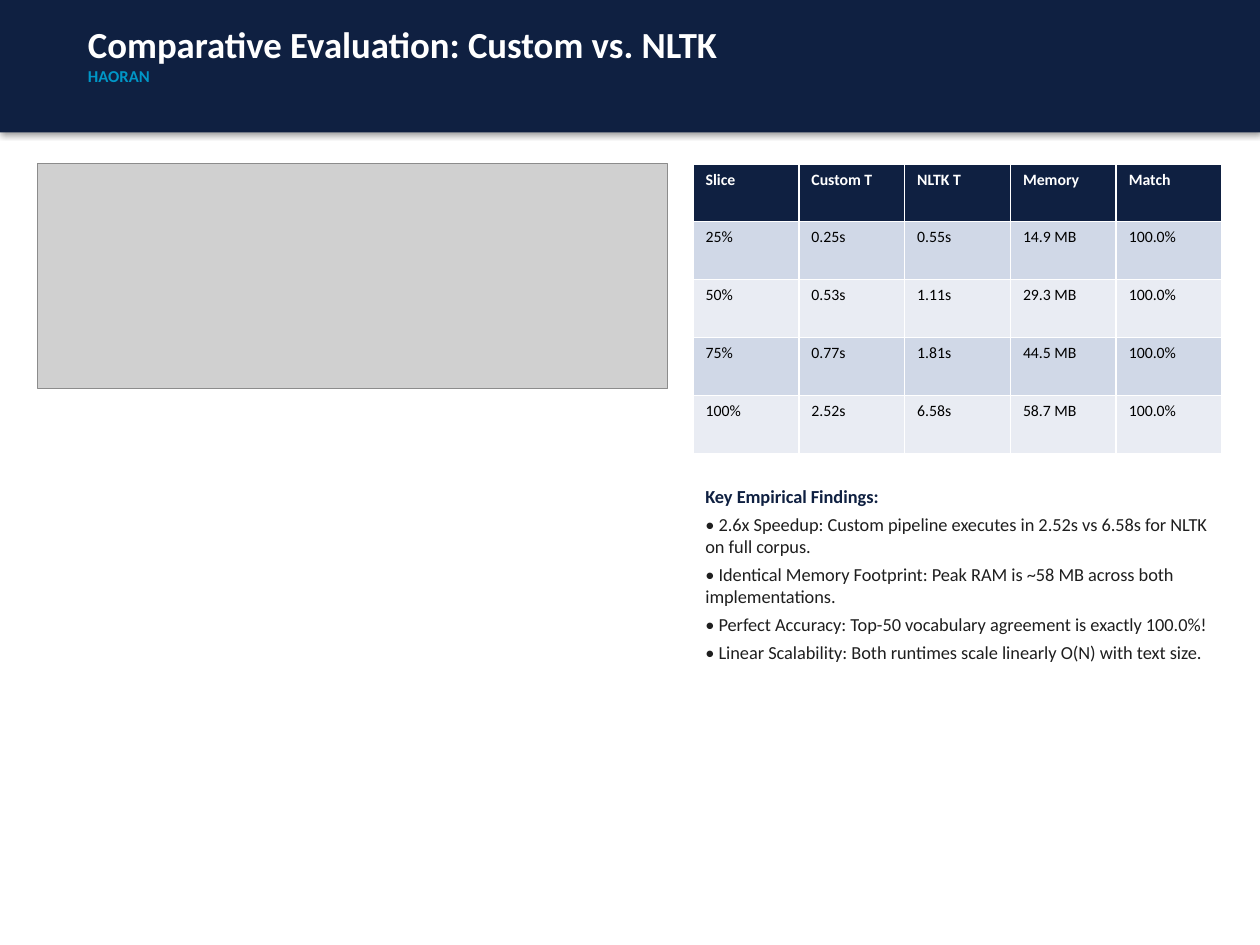
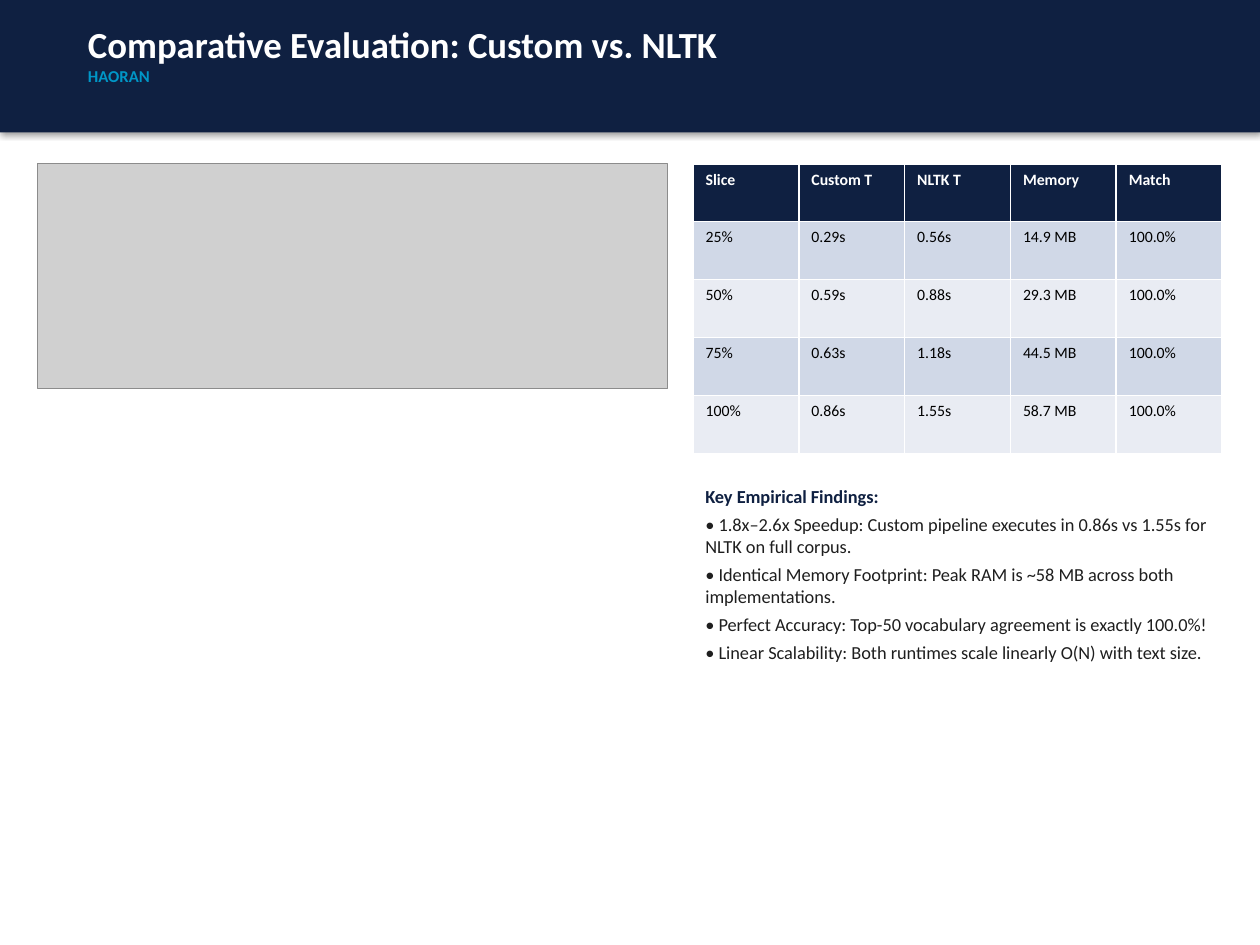
Before and after one commit to tinana2k/CS-5592---Dsng-and-Anal-Algorithms, a slide deck: slide 11 of Assignment 2/presentation/Assignment2_Presentation_Tina_and_Haoran.pptx. Drawn at 1260x945 pixels with LibreOffice and Linux fonts; fonts in the diff are those of the drawing; grey boxes stand for pictures. Boxes give left, top, right and bottom in pixels: in the first picture for what was removed or moved away, otherwise in the second. Text is boxed around its words. In the diff, an @@ line names an element or a change of style, - is before the commit and + after.

```diff
--- a/Assignment 2/presentation/Assignment2_Presentation_Tina_and_Haoran.pptx
+++ b/Assignment 2/presentation/Assignment2_Presentation_Tina_and_Haoran.pptx
@@ table at bbox=[693, 164, 1222, 454] @@
-row 2, column 2: 0.25s
+row 2, column 2: 0.29s
-row 2, column 3: 0.55s
+row 2, column 3: 0.56s
-row 3, column 2: 0.53s
+row 3, column 2: 0.59s
-row 3, column 3: 1.11s
+row 3, column 3: 0.88s
-row 4, column 2: 0.77s
+row 4, column 2: 0.63s
-row 4, column 3: 1.81s
+row 4, column 3: 1.18s
-row 5, column 2: 2.52s
+row 5, column 2: 0.86s
-row 5, column 3: 6.58s
+row 5, column 3: 1.55s
@@ text at bbox=[705, 518, 1206, 556]: text changed @@
-• 2.6x Speedup: Custom pipeline executes in 2.52s vs 6.58s for NLTK on full corpus.
+• 1.8x–2.6x Speedup: Custom pipeline executes in 0.86s vs 1.55s for NLTK on full corpus.
```
Also in this commit, not shown: 12 other slides changed, 21 other files.
